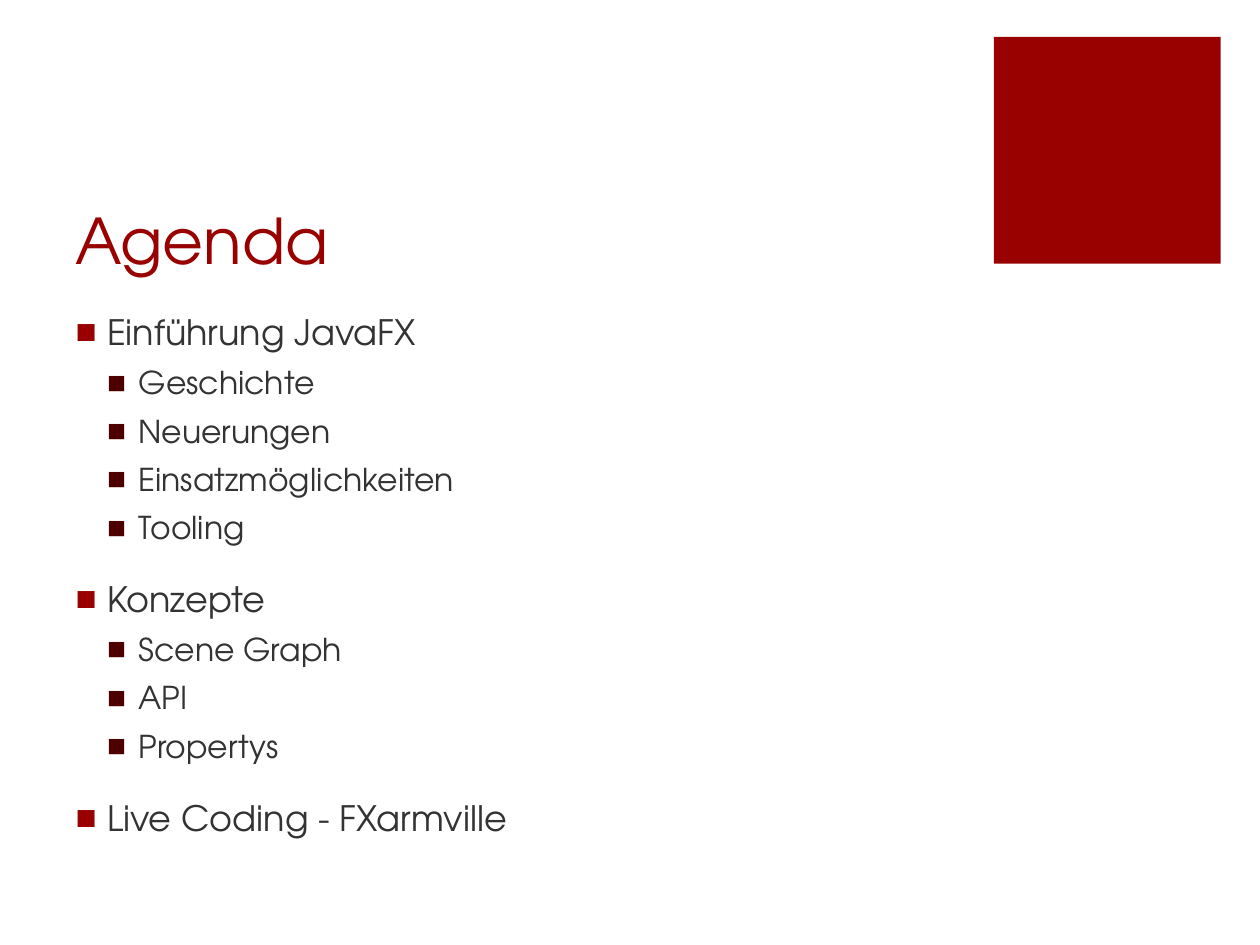
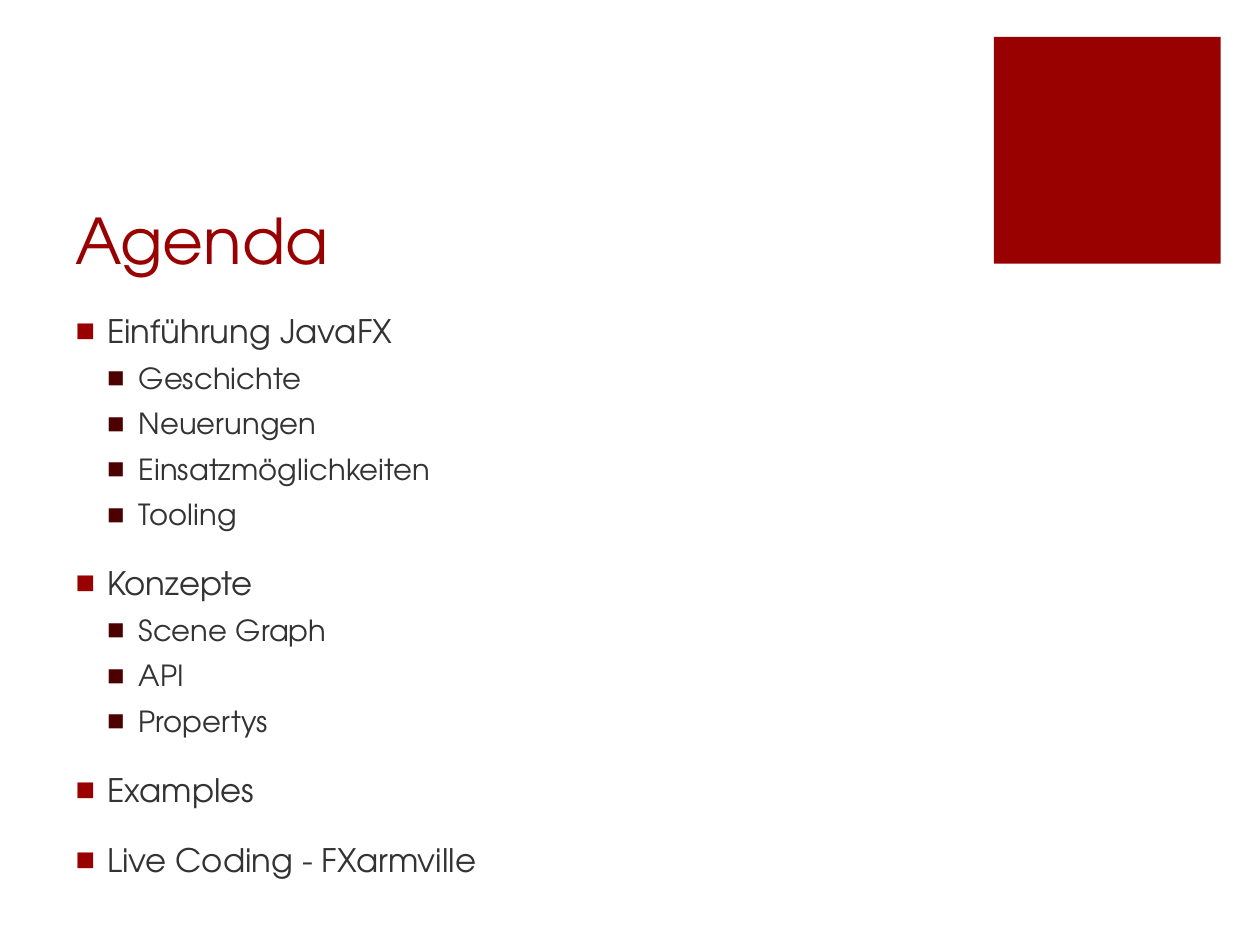
Before and after one commit to Morkunas/jfxusergroup, a slide deck: slide 2 of JavaFX-UserGroup.pptx. Drawn at 1260x945 pixels with LibreOffice and Linux fonts; fonts in the diff are those of the drawing; background and template pictures are left out. Boxes give left, top, right and bottom in pixels: in the first picture for what was removed or moved away, otherwise in the second. Text is boxed around its words. In the diff, an @@ line names an element or a change of style, - is before the commit and + after.

```diff
--- a/JavaFX-UserGroup.pptx
+++ b/JavaFX-UserGroup.pptx
@@ text at bbox=[107, 319, 476, 879]: size 20 to 18.5 pt in "Einführung JavaFX", "Konzepte", "Live Coding - FXarmville"; size 18 to 16.6 pt in "Geschichte", "Neuerungen", "Einsatzmöglichkeiten", "Tooling" and 3 more places @@
@@ text at bbox=[107, 778, 254, 809]: paragraph added @@
+■ Examples
```
Also in this commit, not shown: 2 other slides changed, 1 slide added, 1 slide removed, 6 other files.
